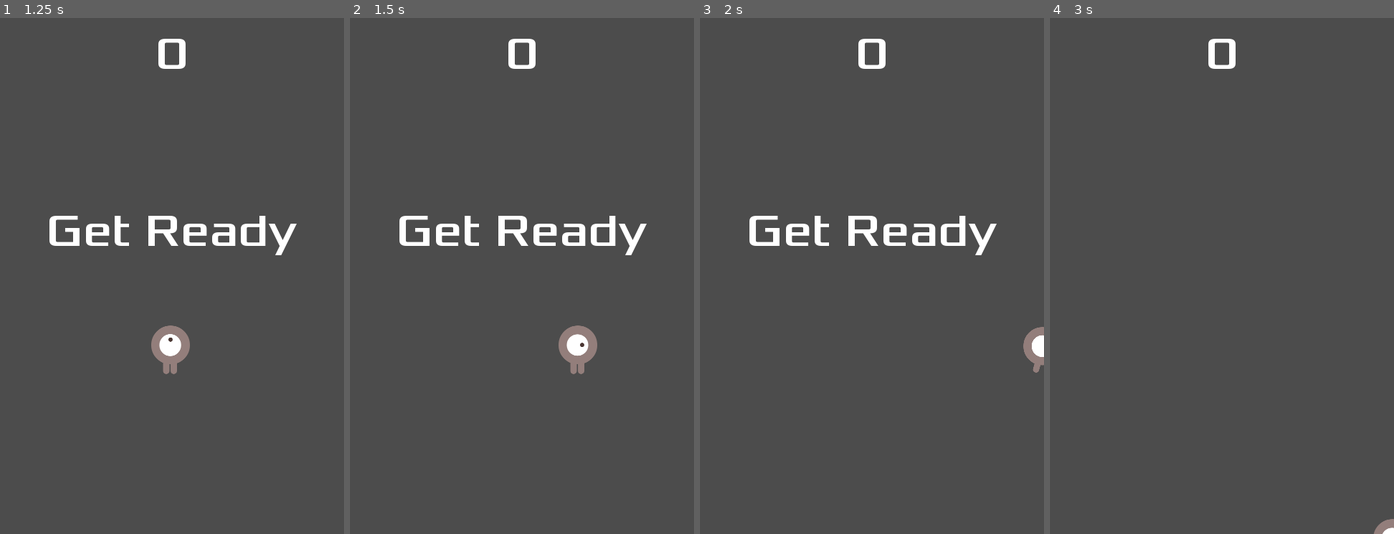
Above: before the commit, frames 1-4 (left to right).
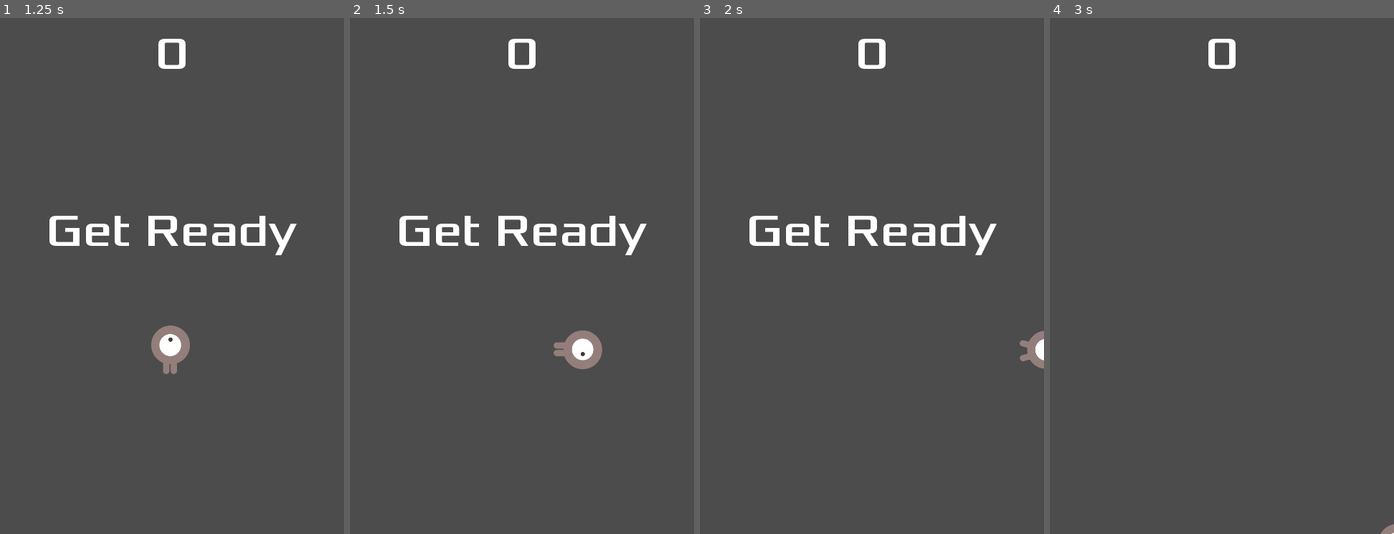
Above: after the commit, the same moments.

Repository: jmbjr/dodge-the-creeps
Game: Godot game, scene res://Main.tscn
Same seed, same stepped clock (60 frames per second), same inputs: the game is played once before the commit and once after it.
Inputs:
- Up to frame 1 (1.25 s): click "Start" at 0.5 s
- Up to frame 2 (1.5 s): tap Enter (ui_accept) at 1.25 s; hold Right (ui_right) from 1.28 s (still down)
- Up to frame 3 (2 s): keep holding Right (ui_right); tap Enter (ui_accept) at 1.52 s
- Up to frame 4 (3 s): release Right (ui_right) at 2.03 s; hold Down (ui_down) 2.03-2.78 s; tap Enter (ui_accept) at 2.27 s; hold Right (ui_right) from 2.78 s (still down)

Frame 1 is identical in both runs. In frame 2, 0.5% of the frame differs, in the area x 59-74%, y 59-70%; in frame 3, 0.2%; in frame 4, 0.1%.

Commit message:
rotate player when moving left and right.
had to also rotate the collision shape too

Diff:
--- a/Player.gd
+++ b/Player.gd
@@ -12,7 +12,7 @@
 
 func _process(delta):
 	velocity = get_direction()
-
+	var new_rotation
 	if velocity.length() > 0:
 		$AnimatedSprite.play()
 		velocity = velocity.normalized() * SPEED
@@ -24,14 +24,21 @@
 	position.y = clamp(position.y, 0, screensize.y)
 
 	if velocity.x != 0:
+		new_rotation = PI/2 * sign(velocity.x)
 		$AnimatedSprite.animation = "right"
+		rotate_player(new_rotation)
 		$AnimatedSprite.flip_v = false
 		$AnimatedSprite.flip_h = velocity.x < 0
 	elif velocity.y != 0:
+		new_rotation = 0
 		$AnimatedSprite.animation = "up"
+		rotate_player(new_rotation)
 		$AnimatedSprite.flip_h = false
 		$AnimatedSprite.flip_v = velocity.y > 0
 
+func rotate_player(new_rotation) -> void:
+	$AnimatedSprite.rotation = new_rotation
+	$CollisionShape2D.rotation = new_rotation
 
 func get_direction() -> Vector2:
     return Vector2(
